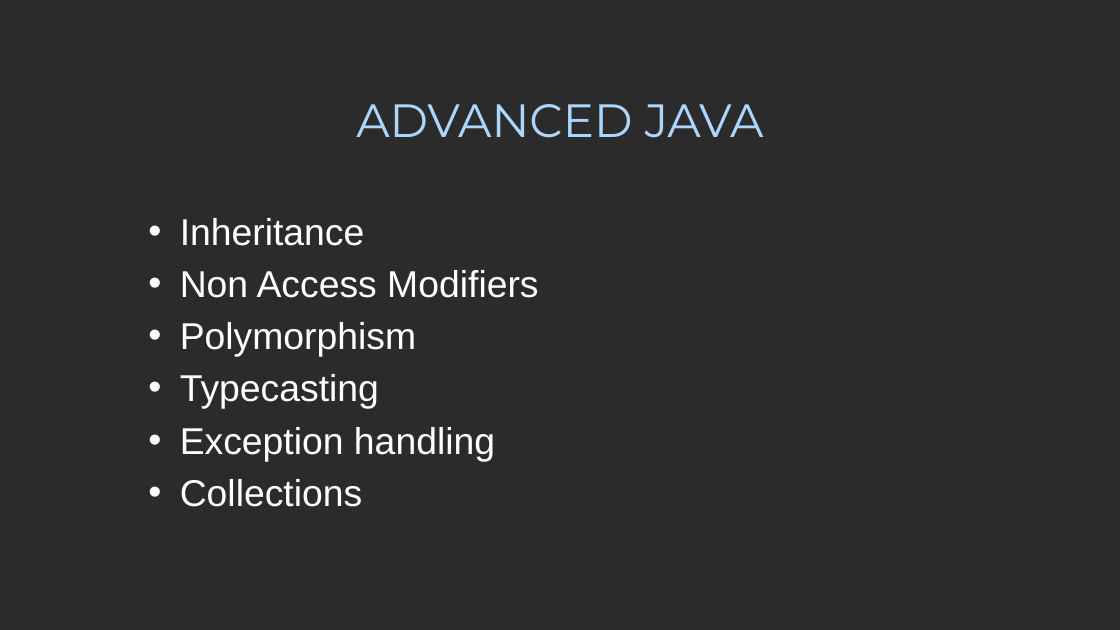
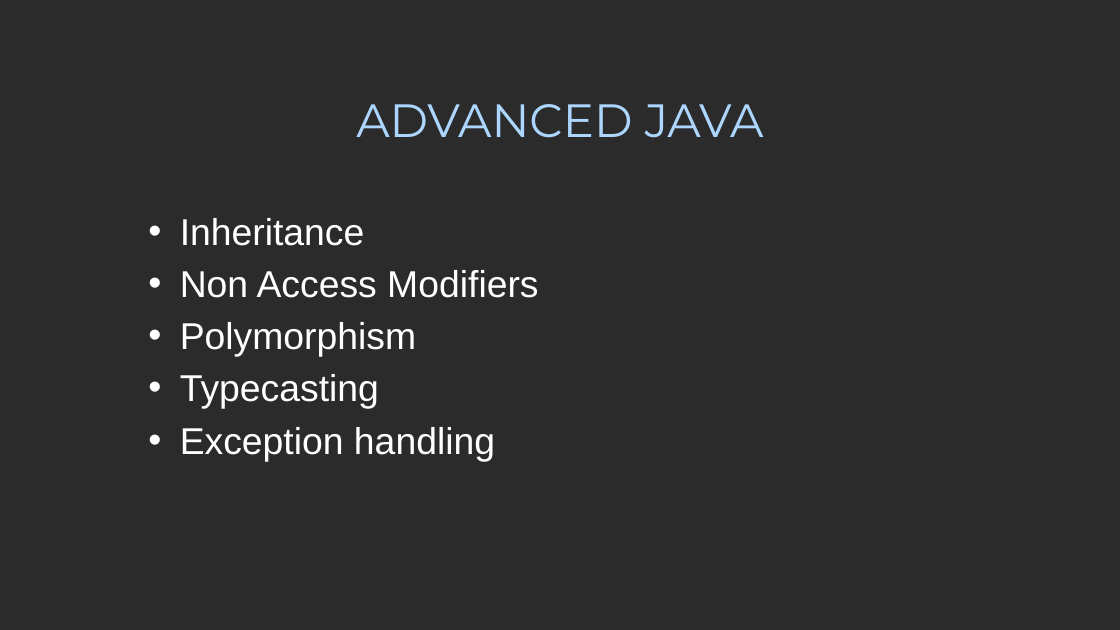
Before and after one commit to lanceqa81/Notes, a slide deck: slide 1 of ADVANCED JAVA.pptx. Drawn at 1120x630 pixels with LibreOffice and Linux fonts; fonts in the diff are those of the drawing; background and template pictures are left out; a plain dark background stands for a picture behind light text. Boxes give left, top, right and bottom in pixels: in the first picture for what was removed or moved away, otherwise in the second. Text is boxed around its words. In the diff, an @@ line names an element or a change of style, - is before the commit and + after.

```diff
--- a/ADVANCED JAVA.pptx
+++ b/ADVANCED JAVA.pptx
@@ subtitle at (180, 479, 363, 507): paragraph removed @@
-• Collections
```
Also in this commit, not shown: 1 other slide changed, 3 slides added.
